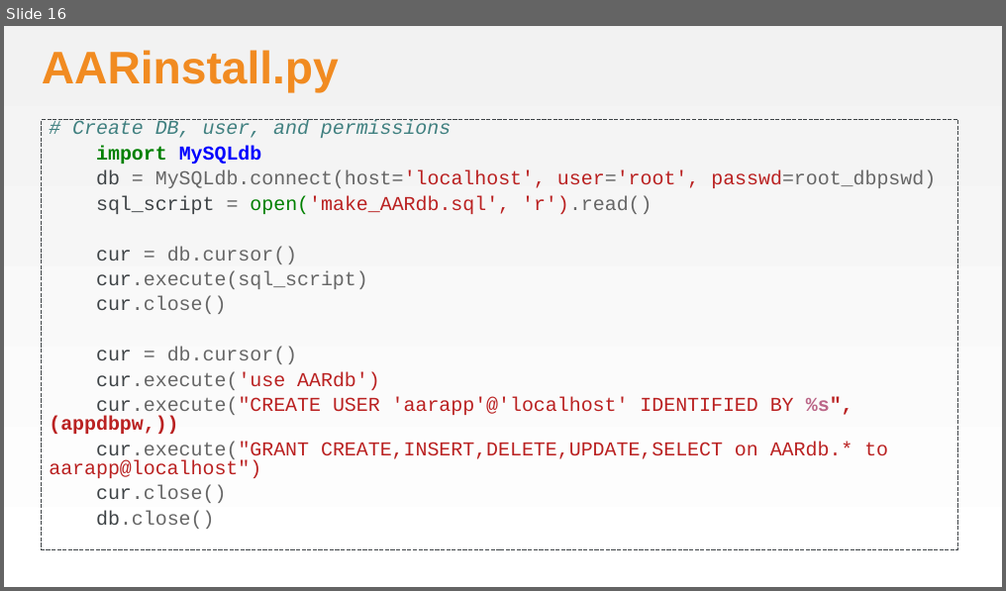
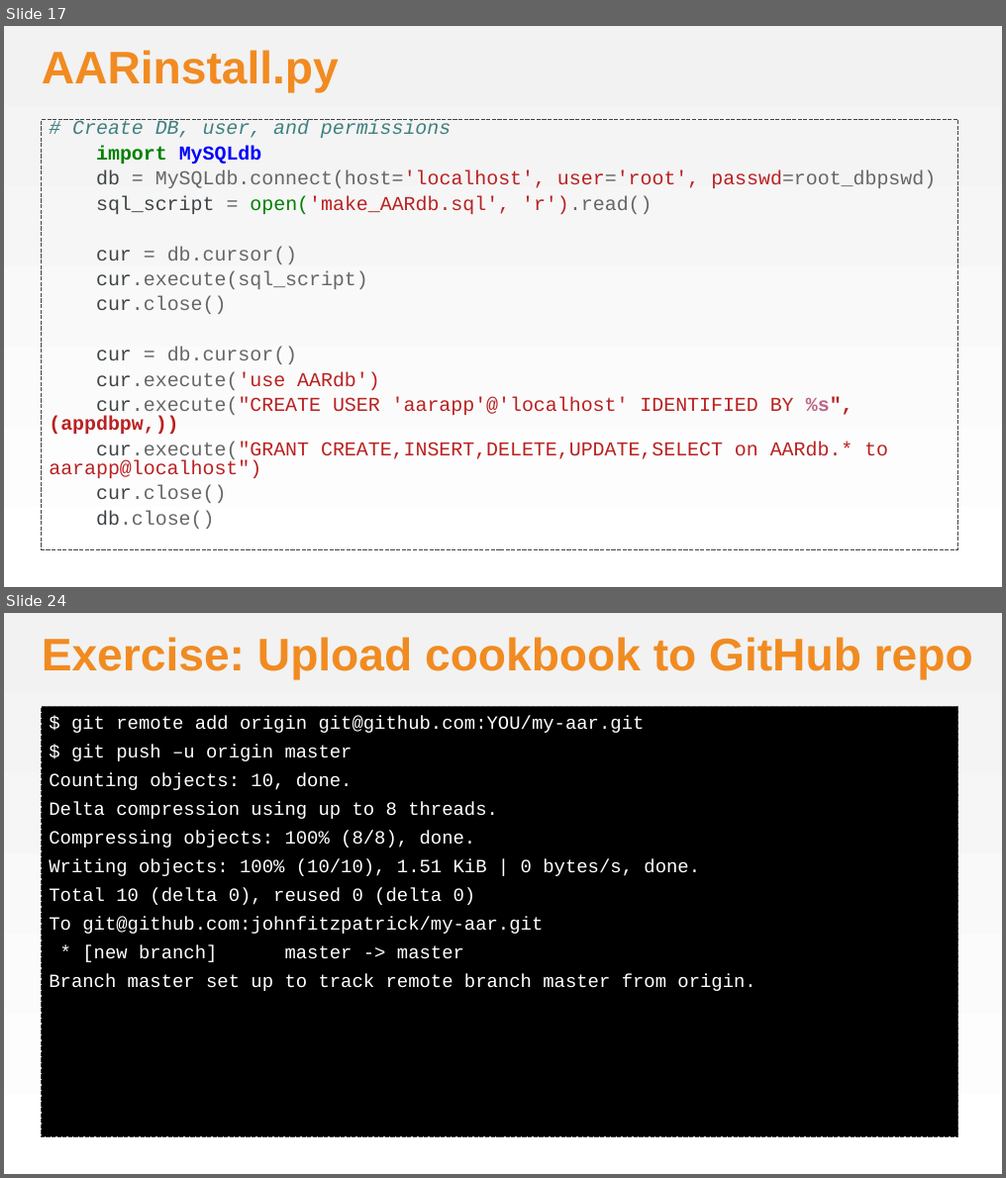
Before and after one commit to chef-training/workshops, a slide deck: Awesome_Appliance_Repair/AwesomeApplicanceRepair.pptx. Shown one above the other, each under a label of ours: slide 16 before the commit, slides 17 and 24 after it; the slides between them are not shown. The pictures are 1006x591 and 1006x1178 pixels, drawn with LibreOffice and Linux fonts; fonts in the diff are those of the drawing; background and template pictures are left out. Boxes give left, top, right and bottom in pixels: in the first picture for what was removed or moved away, otherwise in the second. Text is boxed around its words. In the diff, an @@ line names an element or a change of style, - is before the commit and + after.

```diff
--- a/Awesome_Appliance_Repair/AwesomeApplicanceRepair.pptx
+++ b/Awesome_Appliance_Repair/AwesomeApplicanceRepair.pptx
@@ slide 24 added at bbox=[4, 613, 1002, 1174], background gradient #F2F2F2 to #FFFFFF @@
@@ title added at bbox=[42, 637, 973, 680], 44 pt, text #F18B21, bold @@
+Exercise: Upload cookbook to GitHub repo
@@ text added at bbox=[42, 707, 958, 1137], fill #000000, outline #3E4346 0.75 pt dashed, 18 pt, text #FFFFFF @@
+$ git remote add origin git@github.com:YOU/my-aar.git
+$ git push –u origin master
+Counting objects: 10, done.
+Delta compression using up to 8 threads.
+Compressing objects: 100% (8/8), done.
+Writing objects: 100% (10/10), 1.51 KiB | 0 bytes/s, done.
+Total 10 (delta 0), reused 0 (delta 0)
+To git@github.com:johnfitzpatrick/my-aar.git
+* [new branch] master -> master
+Branch master set up to track remote branch master from origin.
@@ what was slide 16 is now slide 17 @@
```
Also in this commit, not shown: 1 slide changed, 9 other slides added, 1 other file.
